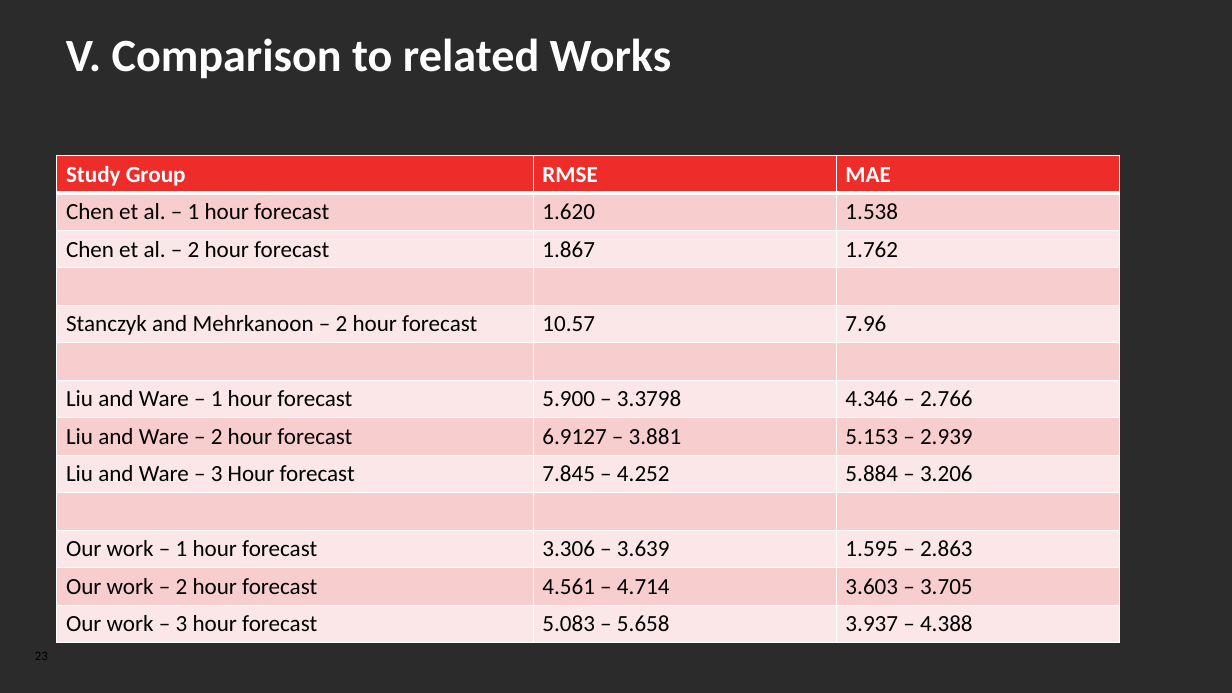
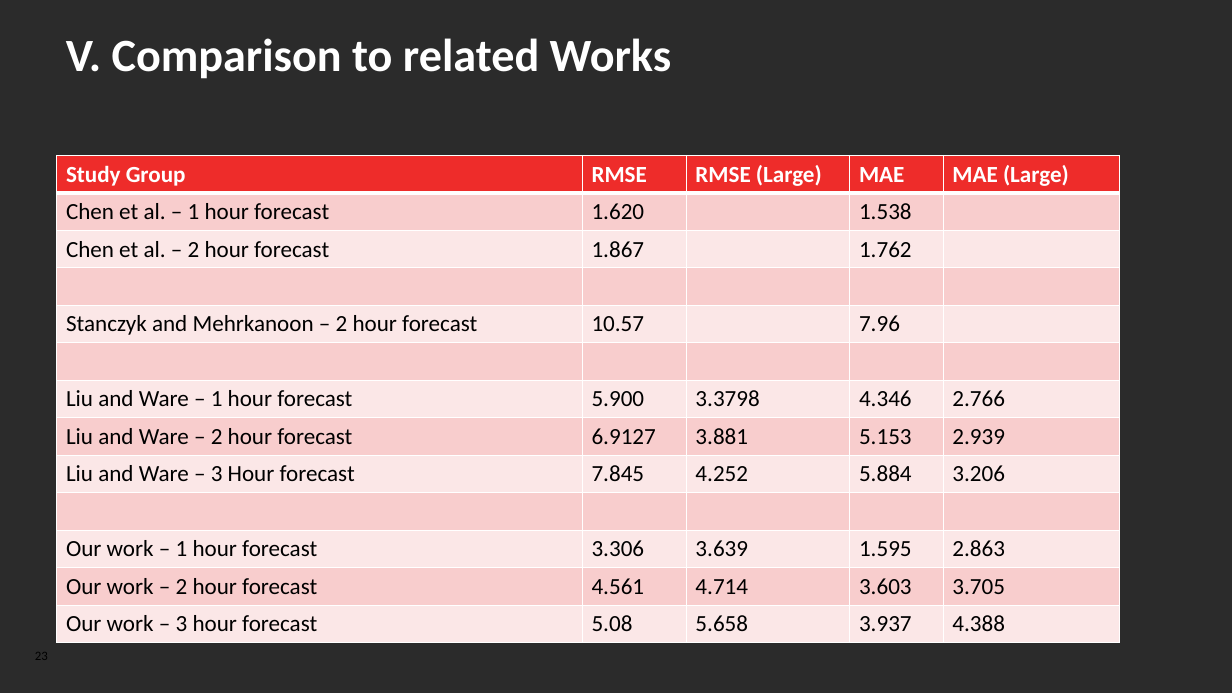
Before and after one commit to NagsTheProgrammer/WindGNN, a slide deck: slide 23 of A Recurrent Graph-Convolutional Network for Wind Speed Prediction.pptx. Drawn at 1232x693 pixels with LibreOffice and Linux fonts; fonts in the diff are those of the drawing; background and template pictures are left out; a plain dark background stands for a picture behind light text. Boxes give left, top, right and bottom in pixels: in the first picture for what was removed or moved away, otherwise in the second. Text is boxed around its words. In the diff, an @@ line names an element or a change of style, - is before the commit and + after.

Commit message:
Michael added slides

```diff
--- a/A Recurrent Graph-Convolutional Network for Wind Speed Prediction.pptx
+++ b/A Recurrent Graph-Convolutional Network for Wind Speed Prediction.pptx
@@ table at [56,155,1119,642] @@
-column 2: RMSE | 1.620 | 1.867 |  | 10.57 |  | 5.900 – 3.3798 | 6.9127 – 3.881 | 7.845 – 4.252 |  | 3.306 – 3.639 | 4.561 – 4.714 | 5.083 – 5.658
-column 3: MAE | 1.538 | 1.762 |  | 7.96 |  | 4.346 – 2.766 | 5.153 – 2.939 | 5.884 – 3.206 |  | 1.595 – 2.863 | 3.603 – 3.705 | 3.937 – 4.388
+column 2: RMSE | 1.620 | 1.867 |  | 10.57 |  | 5.900 | 6.9127 | 7.845 |  | 3.306 | 4.561 | 5.08
+column 3: RMSE (Large) |  |  |  |  |  | 3.3798 | 3.881 | 4.252 |  | 3.639 | 4.714 | 5.658
+column 4: MAE | 1.538 | 1.762 |  | 7.96 |  | 4.346 | 5.153 | 5.884 |  | 1.595 | 3.603 | 3.937
+column 5: MAE (Large) |  |  |  |  |  | 2.766 | 2.939 | 3.206 |  | 2.863 | 3.705 | 4.388
```
